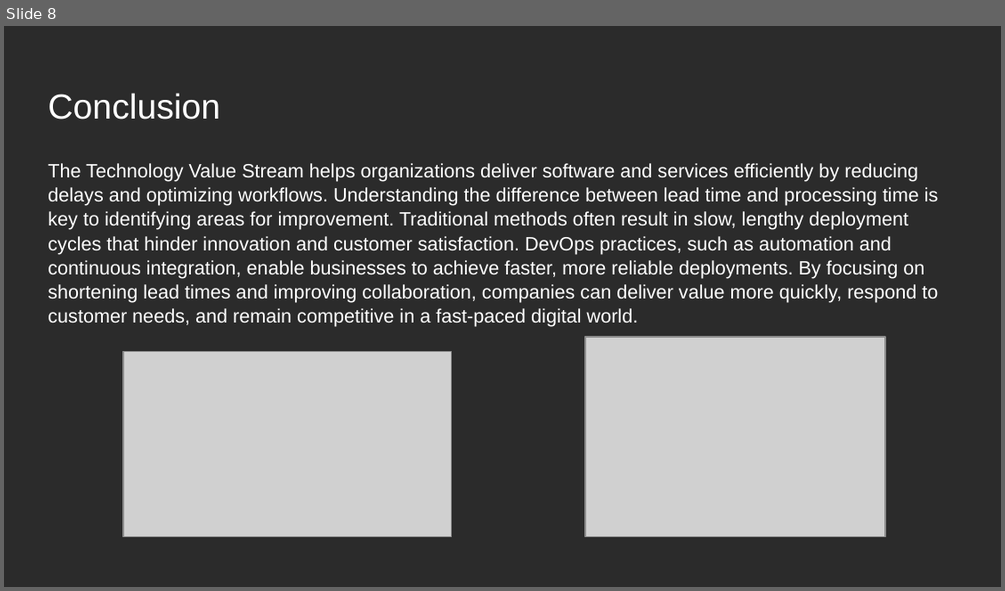
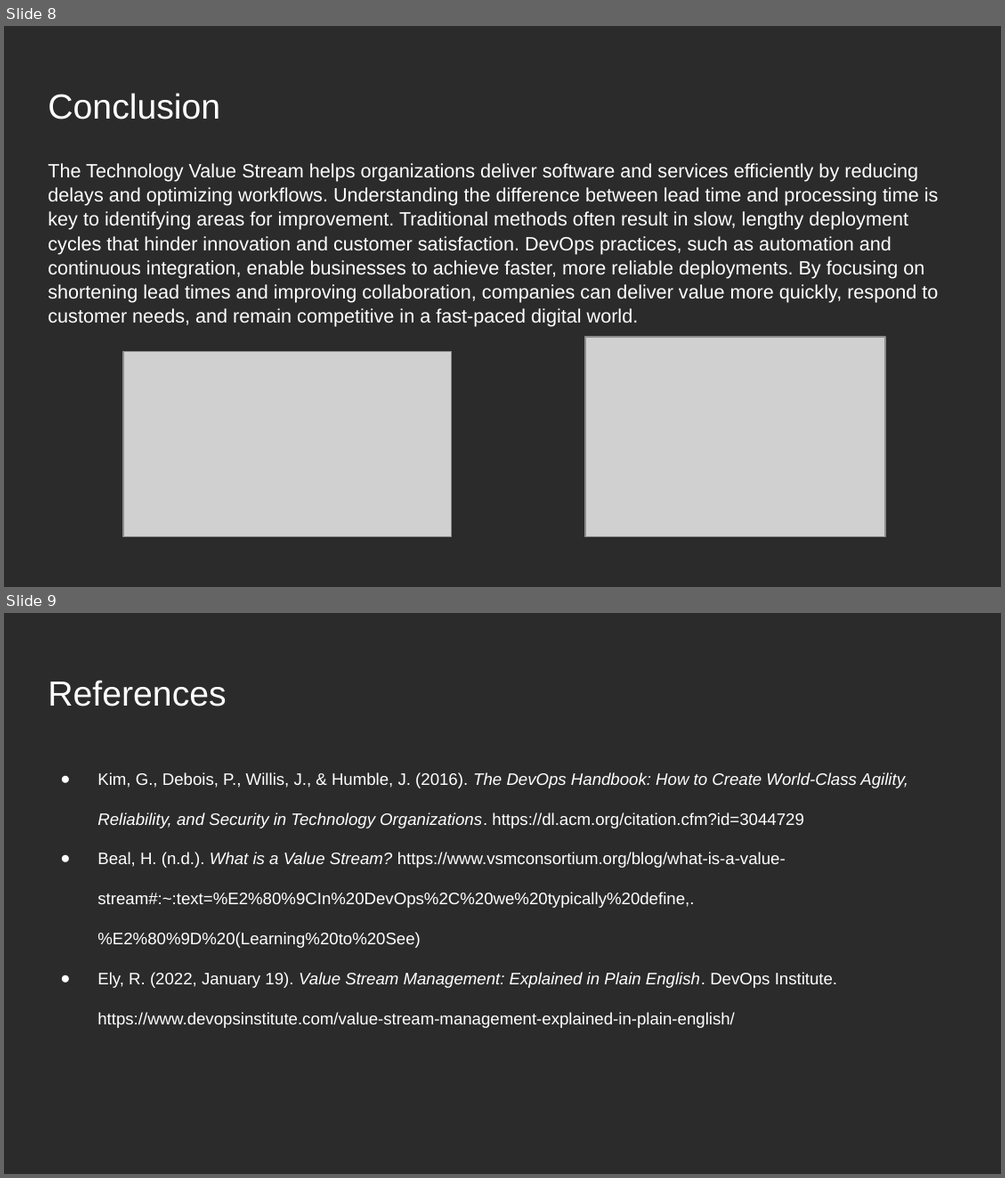
Before and after one commit to Jordanyg50/csd-380, a slide deck: module-1/Gonzalez_Mod1_TechnologyValueStream.pptx. Shown one above the other, each under a label of ours: slide 8 before the commit, slides 8 and 9 after it. The pictures are 1005x591 and 1005x1178 pixels, drawn with LibreOffice and Linux fonts; fonts in the diff are those of the drawing; grey boxes stand for pictures; background and template pictures are left out; a plain dark background stands for a picture behind light text. Boxes give left, top, right and bottom in pixels: in the first picture for what was removed or moved away, otherwise in the second. Text is boxed around its words. In the diff, an @@ line names an element or a change of style, - is before the commit and + after.

Commit message:
adding more modules hopefully

```diff
--- a/module-1/Gonzalez_Mod1_TechnologyValueStream.pptx
+++ b/module-1/Gonzalez_Mod1_TechnologyValueStream.pptx
@@ slide 9 added at (x1=4, y1=613, x2=1001, y2=1174), background picture (left out) @@
@@ title added at (x1=48, y1=680, x2=226, y2=706), 25.2 pt, text #FFFFFF @@
+References
@@ text added at (x1=97, y1=772, x2=908, y2=1028), 12 pt, text #FFFFFF @@
+● Kim, G., Debois, P., Willis, J., & Humble, J. (2016). The DevOps Handbook: How to Create World-Class Agility, Reliability, and Security in Technology Organizations. https://dl.acm.org/citation.cfm?id=3044729
+● Beal, H. (n.d.). What is a Value Stream? https://www.vsmconsortium.org/blog/what-is-a-value-stream#:~:text=%E2%80%9CIn%20DevOps%2C%20we%20typically%20define,.%E2%80%9D%20(Learning%20to%20See)
+● Ely, R. (2022, January 19). Value Stream Management: Explained in Plain English. DevOps Institute. https://www.devopsinstitute.com/value-stream-management-explained-in-plain-english/
```
